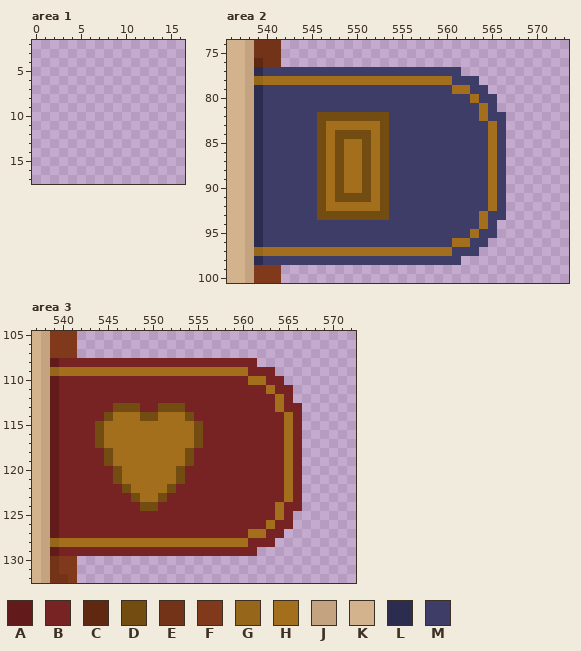
Pixel-art file -- ArtFiles/Aseprite/PlayerMenu.aseprite. The first picture shows the starting point.
640x360 pixels, 1 frame. Colours within 5 levels of each other are drawn and written as one. Shown: area 1: x 0..16, y 2..17; area 2: x 536..573, y 74..100; area 3: x 537..572, y 105..132. The commit also changed other parts of the picture, which this record leaves out.
Visible layers, top first: "TEST/Layer 2", "TabBookmarksNOTINUSE", "Top Box", "InventorySlots", "InventorySlots2 - Locked", "InventorySlots3 - Locked", "Book/OuterPaperShadows", "Book/MiddlePaperShadow", "Book/BottomPaperSeperations", "Book/BottomPaperShadow", "Book/BasePaper", "Book/BookCoverTexture", "Book/BookCoverShadow", "Book/BookCover".
Palette (. is transparent): A #621a1a  B #782323  C #602810  D #724c10  E #733318  F #81391b  G #96671a  H #a36f1c  J #c4a380  K #d3b28e  L #2c2c50  M #3d3d67
Pixels before, area 2, first column x 536:
 74 KKJEEE.........................
 75 KKJEEE.........................
 76 KKJCEE.........................
 77 KKJLMMMMMMMMMMMMMMMMMMMMMM.....
 78 KKJGHHHHHHHHHHHHHHHHHHHHHMMM...
 79 KKJLMMMMMMMMMMMMMMMMMMMMMHHMM..
 80 KKJLMMMMMMMMMMMMMMMMMMMMMMMHMM.
 81 KKJLMMMMMMMMMMMMMMMMMMMMMMMMHM.
 82 KKJLMMMMMMDDDDDDDDMMMMMMMMMMHMM
 83 KKJLMMMMMMDHHHHHHDMMMMMMMMMMMHM
 84 KKJLMMMMMMDHDDDDHDMMMMMMMMMMMHM
 85 KKJLMMMMMMDHDHHDHDMMMMMMMMMMMHM
 86 KKJLMMMMMMDHDHHDHDMMMMMMMMMMMHM
 87 KKJLMMMMMMDHDHHDHDMMMMMMMMMMMHM
 88 KKJLMMMMMMDHDHHDHDMMMMMMMMMMMHM
 89 KKJLMMMMMMDHDHHDHDMMMMMMMMMMMHM
 90 KKJLMMMMMMDHDHHDHDMMMMMMMMMMMHM
 91 KKJLMMMMMMDHDDDDHDMMMMMMMMMMMHM
 92 KKJLMMMMMMDHHHHHHDMMMMMMMMMMMHM
 93 KKJLMMMMMMDDDDDDDDMMMMMMMMMMHMM
 94 KKJLMMMMMMMMMMMMMMMMMMMMMMMMHM.
 95 KKJLMMMMMMMMMMMMMMMMMMMMMMMHMM.
 96 KKJLMMMMMMMMMMMMMMMMMMMMMHHMM..
 97 KKJGHHHHHHHHHHHHHHHHHHHHHMMM...
 98 KKJLMMMMMMMMMMMMMMMMMMMMMM.....
 99 KKJFFF.........................
100 KKJFFF.........................
Pixels before, area 3, first column x 537:
105 KJFFF.........................
106 KJFFF.........................
107 KJFFF.........................
108 KJABBBBBBBBBBBBBBBBBBBBBB.....
109 KJGHHHHHHHHHHHHHHHHHHHHHBBB...
110 KJABBBBBBBBBBBBBBBBBBBBBHHBB..
111 KJABBBBBBBBBBBBBBBBBBBBBBBHBB.
112 KJABBBBBBBBBBBBBBBBBBBBBBBBHB.
113 KJABBBBBBDDDBBDDDBBBBBBBBBBHBB
114 KJABBBBBDHHHDDHHHDBBBBBBBBBBHB
115 KJABBBBDHHHHHHHHHHDBBBBBBBBBHB
116 KJABBBBDHHHHHHHHHHDBBBBBBBBBHB
117 KJABBBBDHHHHHHHHHHDBBBBBBBBBHB
118 KJABBBBBDHHHHHHHHDBBBBBBBBBBHB
119 KJABBBBBDHHHHHHHHDBBBBBBBBBBHB
120 KJABBBBBBDHHHHHHDBBBBBBBBBBBHB
121 KJABBBBBBDHHHHHHDBBBBBBBBBBBHB
122 KJABBBBBBBDHHHHDBBBBBBBBBBBBHB
123 KJABBBBBBBBDHHDBBBBBBBBBBBBBHB
124 KJABBBBBBBBBDDBBBBBBBBBBBBBHBB
125 KJABBBBBBBBBBBBBBBBBBBBBBBBHB.
126 KJABBBBBBBBBBBBBBBBBBBBBBBHBB.
127 KJABBBBBBBBBBBBBBBBBBBBBHHBB..
128 KJGHHHHHHHHHHHHHHHHHHHHHBBB...
129 KJABBBBBBBBBBBBBBBBBBBBBB.....
130 KJEFF.........................
131 KJEFF.........................
132 KJEEF.........................
Once edited:
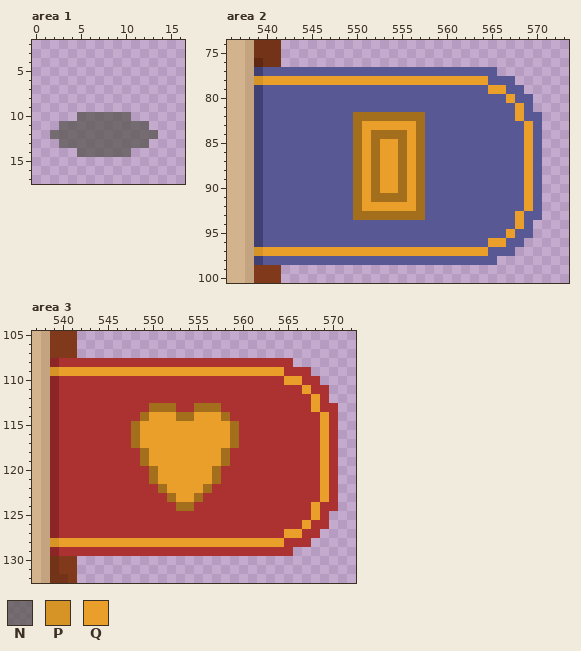
Colours new in this view: N #595652bd  P #d69326  Q #e99f29
Edits made:
layer "TabBookmarksINUSE" now shown
layer "TabBookmarksNOTINUSE" now hidden
layer "Layer 1" added
colour A: #621a1a -> #8c2626
colour B: #782323 -> #ac3232
colour L: #2c2c50 -> #404073
colour M: #3d3d67 -> #585894
Changed rows in their new state; - is a pixel that keeps its letter.
Area 1, layer "Layer 1":
first column x 2:
10 ---NNNNNN---
11 -NNNNNNNNNN-
12 NNNNNNNNNNNN
13 -NNNNNNNNNN-
14 ---NNNNNN---
Area 2:
first column x 539:
 77 -----------------------MMMM-----
 78 PQQQQQQQQQQQQQQQQQQQQQQQQQMMM---
 79 ----------------------MM--QQMM--
 80 ------------------------M--MQMM-
 81 -------------------------M-MMQM-
 82 -------MMMMHHHHHHHH------M--MQMM
 83 -------MMMM-QQQQQQH-------M-MMQM
 84 -------MMMMHQ-HHHQH-------M-MMQM
 85 -------MMMM-Q-QQHQH-------M-MMQM
 86 -------MMMM-Q-QQHQH-------M-MMQM
 87 -------MMMM-Q-QQHQH-------M-MMQM
 88 -------MMMM-Q-QQHQH-------M-MMQM
 89 -------MMMM-Q-QQHQH-------M-MMQM
 90 -------MMMM-Q-QQHQH-------M-MMQM
 91 -------MMMMHQ-HHHQH-------M-MMQM
 92 -------MMMM-QQQQQQH-------M-MMQM
 93 -------MMMMHHHHHHHH------M--MQMM
 94 -------------------------M-MMQM-
 95 ------------------------M--MQMM-
 96 ----------------------MM--QQMM--
 97 PQQQQQQQQQQQQQQQQQQQQQQQQQMMM---
 98 -----------------------MMMM-----
Area 3:
first column x 539:
108 -----------------------BBBB-----
109 PQQQQQQQQQQQQQQQQQQQQQQQQQBBB---
110 ----------------------BB--QQBB--
111 ------------------------B--BQBB-
112 -------------------------B-BBQB-
113 -------BBB-HHHB-HHH------B--BQBB
114 ------BBBBHQQQ-HQQQH------B-BBQB
115 -----BBBB-QQQQQQQQQQH-----B-BBQB
116 -----BBBB-QQQQQQQQQQH-----B-BBQB
117 -----BBBB-QQQQQQQQQQH-----B-BBQB
118 ------BBBB-QQQQQQQQH------B-BBQB
119 ------BBBB-QQQQQQQQH------B-BBQB
120 -------BBBB-QQQQQQH-------B-BBQB
121 -------BBBB-QQQQQQH-------B-BBQB
122 --------BBBB-QQQQH--------B-BBQB
123 ---------BBBBHQQH---------B-BBQB
124 ----------BB--HH---------B--BQBB
125 -------------------------B-BBQB-
126 ------------------------B--BQBB-
127 ----------------------BB--QQBB--
128 PQQQQQQQQQQQQQQQQQQQQQQQQQBBB---
129 -----------------------BBBB-----
